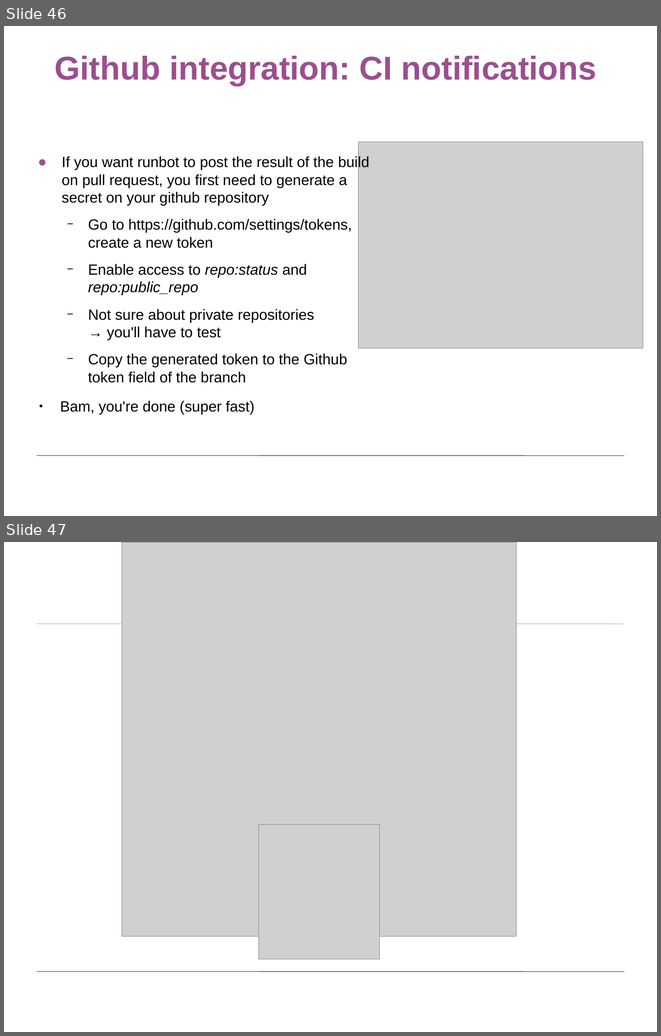
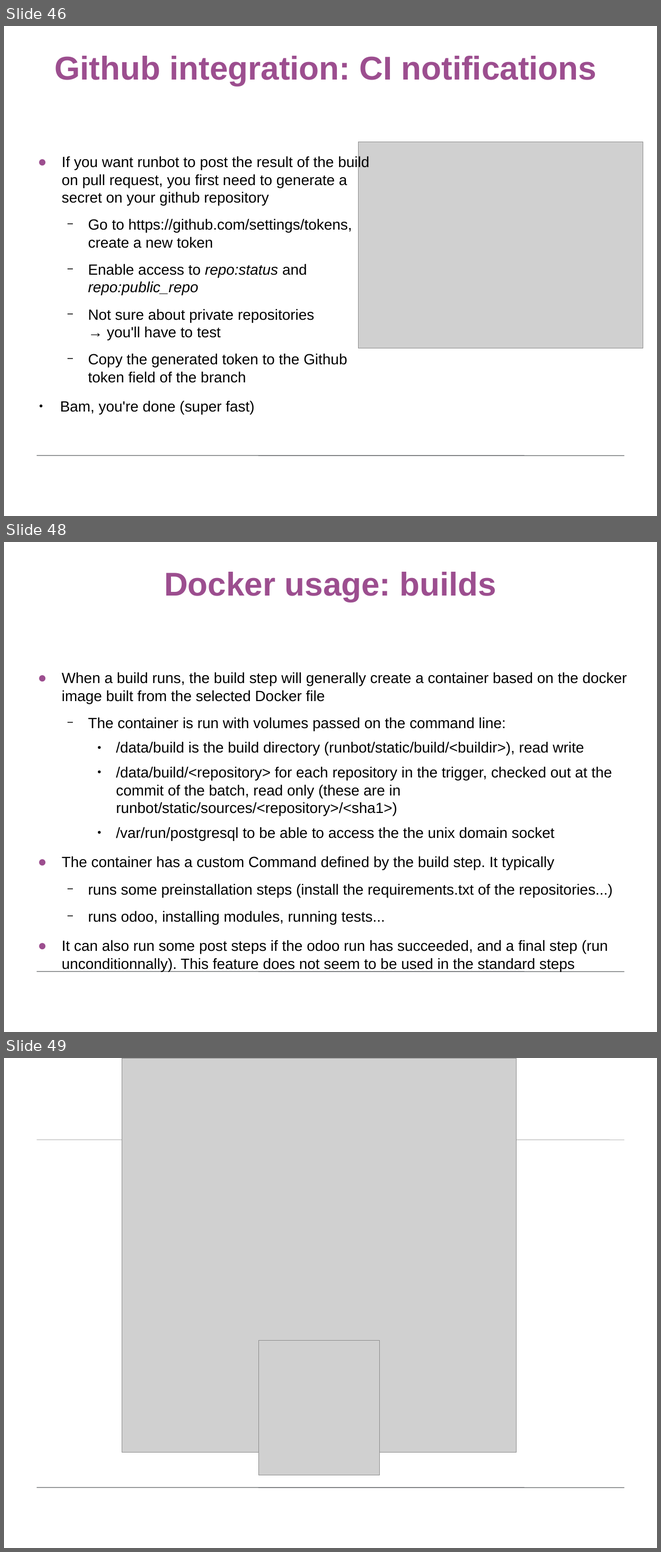
Before and after one commit to gurneyalex/runbotsetup, a slide deck: OCA Days 2020 - Runbot.odp. Shown one above the other, each under a label of ours: slides 46 and 47 before the commit, slides 46, 48 and 49 after it; the slides between them are not shown. The pictures are 661x1036 and 661x1552 pixels, drawn with LibreOffice and Linux fonts; fonts in the diff are those of the drawing; grey boxes stand for pictures; background and template pictures are left out. Boxes give left, top, right and bottom in pixels: in the first picture for what was removed or moved away, otherwise in the second. Text is boxed around its words. In the diff, an @@ line names an element or a change of style, - is before the commit and + after.

Commit message:
update section on Docker

```diff
--- a/OCA Days 2020 - Runbot.odp
+++ b/OCA Days 2020 - Runbot.odp
@@ slide 48 added at (x1=4, y1=542, x2=657, y2=1032), background #FFFFFF; not listed: 1 template element that a slide beside it also shows @@
@@ title added at (x1=164, y1=572, x2=497, y2=602), 40 pt, text #9C4E8F, bold @@
+Docker usage: builds
@@ text added at (x1=62, y1=672, x2=627, y2=953), 18 pt, text #000000 @@
+● When a build runs, the build step will generally create a container based on the docker image built from the selected Docker file
+  − The container is run with volumes passed on the command line:
+    ● /data/build is the build directory (runbot/static/build/<buildir>), read write
+    ● /data/build/<repository> for each repository in the trigger, checked out at the commit of the batch, read only (these are in runbot/static/sources/<repository>/<sha1>)
+    ● /var/run/postgresql to be able to access the the unix domain socket
+● The container has a custom Command defined by the build step. It typically
+  − runs some preinstallation steps (install the requirements.txt of the repositories...)
+  − runs odoo, installing modules, running tests...
+● It can also run some post steps if the odoo run has succeeded, and a final step (run unconditionnally). This feature does not seem to be used in the standard steps
@@ what was slide 47 is now slide 49 @@
```
Also in this commit, not shown: 1 other slide added.
